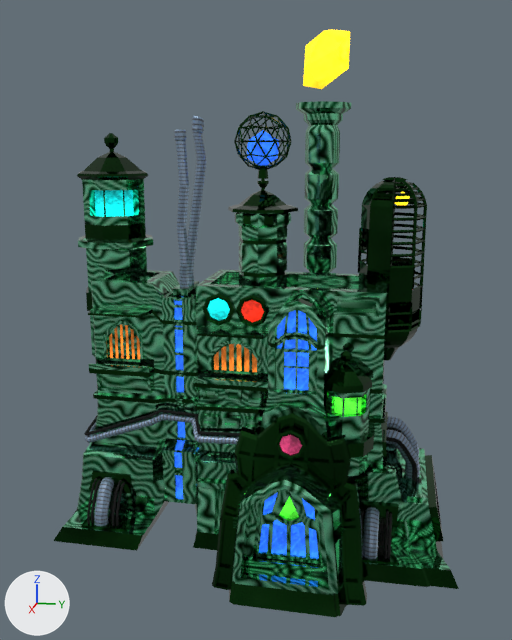
The glTF model public/game/Labo+2.glb: old version first, new version second.
One viewpoint serves both versions: a 50 mm lens placed at (0.06, -0.22, 3.51), pointed at (-4.19, -1.06, 2.45). Arrows for +X, +Y and +Z are at lower left; the lights stay in place. Vertices at the same position are counted once.

Names of what the first picture shows: 'Labo'.
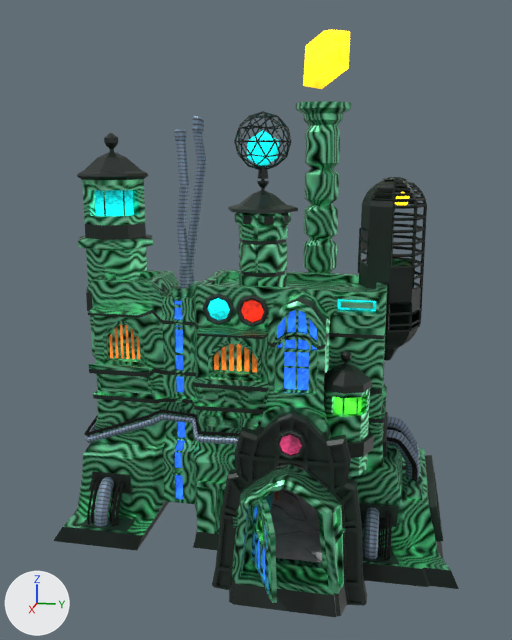
Commit message: new labo

Where the newer file only moved an object's origin or applied its transform, the numbers keep the older frame.

Location of each change, [x1, y1, x2, y2] in pixels of the pictures (512 x 640 px):
part 1 of me_cube_007, built on
    before: [254, 489, 322, 563]
    after: [252, 489, 322, 603]
part 2 of me_cube_007, surface changed (blue to cyan)
    both: [247, 131, 279, 165]
part 3 of me_cube_007, recoloured (green to cyan)
    both: [338, 300, 376, 311]
part 4 of me_cube_007, recoloured
    both: [54, 111, 459, 617]

What changed in the scene script:
```text
Add mat_portraitprof:
    mat_portraitprof = bpy.data.materials.new('PortraitProf')
    # uses the picture img_cyberpunkprof
Add mat_cuivre_2:
    mat_cuivre_2 = bpy.data.materials.new('Cuivre_2')
    # uses the picture img_palette_2
    # uses the picture img_palette_2_001
Change me_cube_007:
    remove me_cube_007.from_pydata(...)  # 8740 vertices, 16993 faces; spans x -5.3..-3.38, y -2.39..0.22, z 0.98..4.28
    add me_cube_007.from_pydata(...)  # 12164 vertices, 23337 faces; spans x -5.3..-3.16, y -2.39..0.22, z 0.98..4.28
    me_cube_007 part 1: 2 vertices moved from x -3.58, y -0.75..-0.71, z 1.63..1.65 to x -4.16, y -0.75..-0.7, z 1.65..1.67; 98 vertices removed from x -3.6..-3.57, y -0.94..-0.56, z 1.19..1.65; 3498 vertices added at x -4.63..-3.16, y -1.27..-0.3, z 1.18..1.81
    me_cube_007 part 2: 4311 kept faces spanning x -5.3..-3.38, y -2.37..0.22, z 0.98..3.71 get new texture (UV) coordinates
    me_cube_007 part 3: 8 faces spanning x -4.07, y -0.55..-0.32, z 2.56..2.64 switch from mat_base (picture img_labo_2_base) to mat_lumière
    me_cube_007 part 4: 4280 faces spanning x -5.3..-3.38, y -2.37..0.22, z 0.98..3.71 switch from mat_cuivre (picture img_palette_2) to mat_cuivre_2
    add me_cube_007.materials.append(mat_base_2)  # picture img_labo_2_base
    add me_cube_007.materials.append(mat_skbase_001)  # beige #dcccb8
    add me_cube_007.materials.append(mat_skshadow_001)  # brown #736859
    add me_cube_007.materials.append(mat_skteeth_001)  # white #fff5e0
    add me_cube_007.materials.append(mat_bluejean_001)  # picture img_bluejean_216
    add me_cube_007.materials.append(mat_pulljaquart_001)  # picture img_tissujacquard_216
    add me_cube_007.materials.append(mat_floor_001)  # picture img_marbregris_512
    add me_cube_007.materials.append(mat_portraitprof)
    add me_cube_007.materials.append(mat_eprouvettes)  # picture img_palette_2
    add me_cube_007.materials.append(mat_skbase_002)  # beige #dcccb8
    add me_cube_007.materials.append(mat_skshadow_002)  # brown #736859
    add me_cube_007.materials.append(mat_crayon_tube_rouge_001)  # red #801122
    add me_cube_007.materials.append(mat_crayon_clic_002)  # white #e7dde0
    add me_cube_007.materials.append(mat_blanclaque_001)  # grey #938d7d
    add me_cube_007.materials.append(mat_classeurs)  # picture img_classeurs
    add me_cube_007.materials.append(mat_vieuxlivre)  # picture img_vieuxlivres_512
    add me_cube_007.materials.append(mat_sollabo)  # picture img_murterreblanc_512
```
